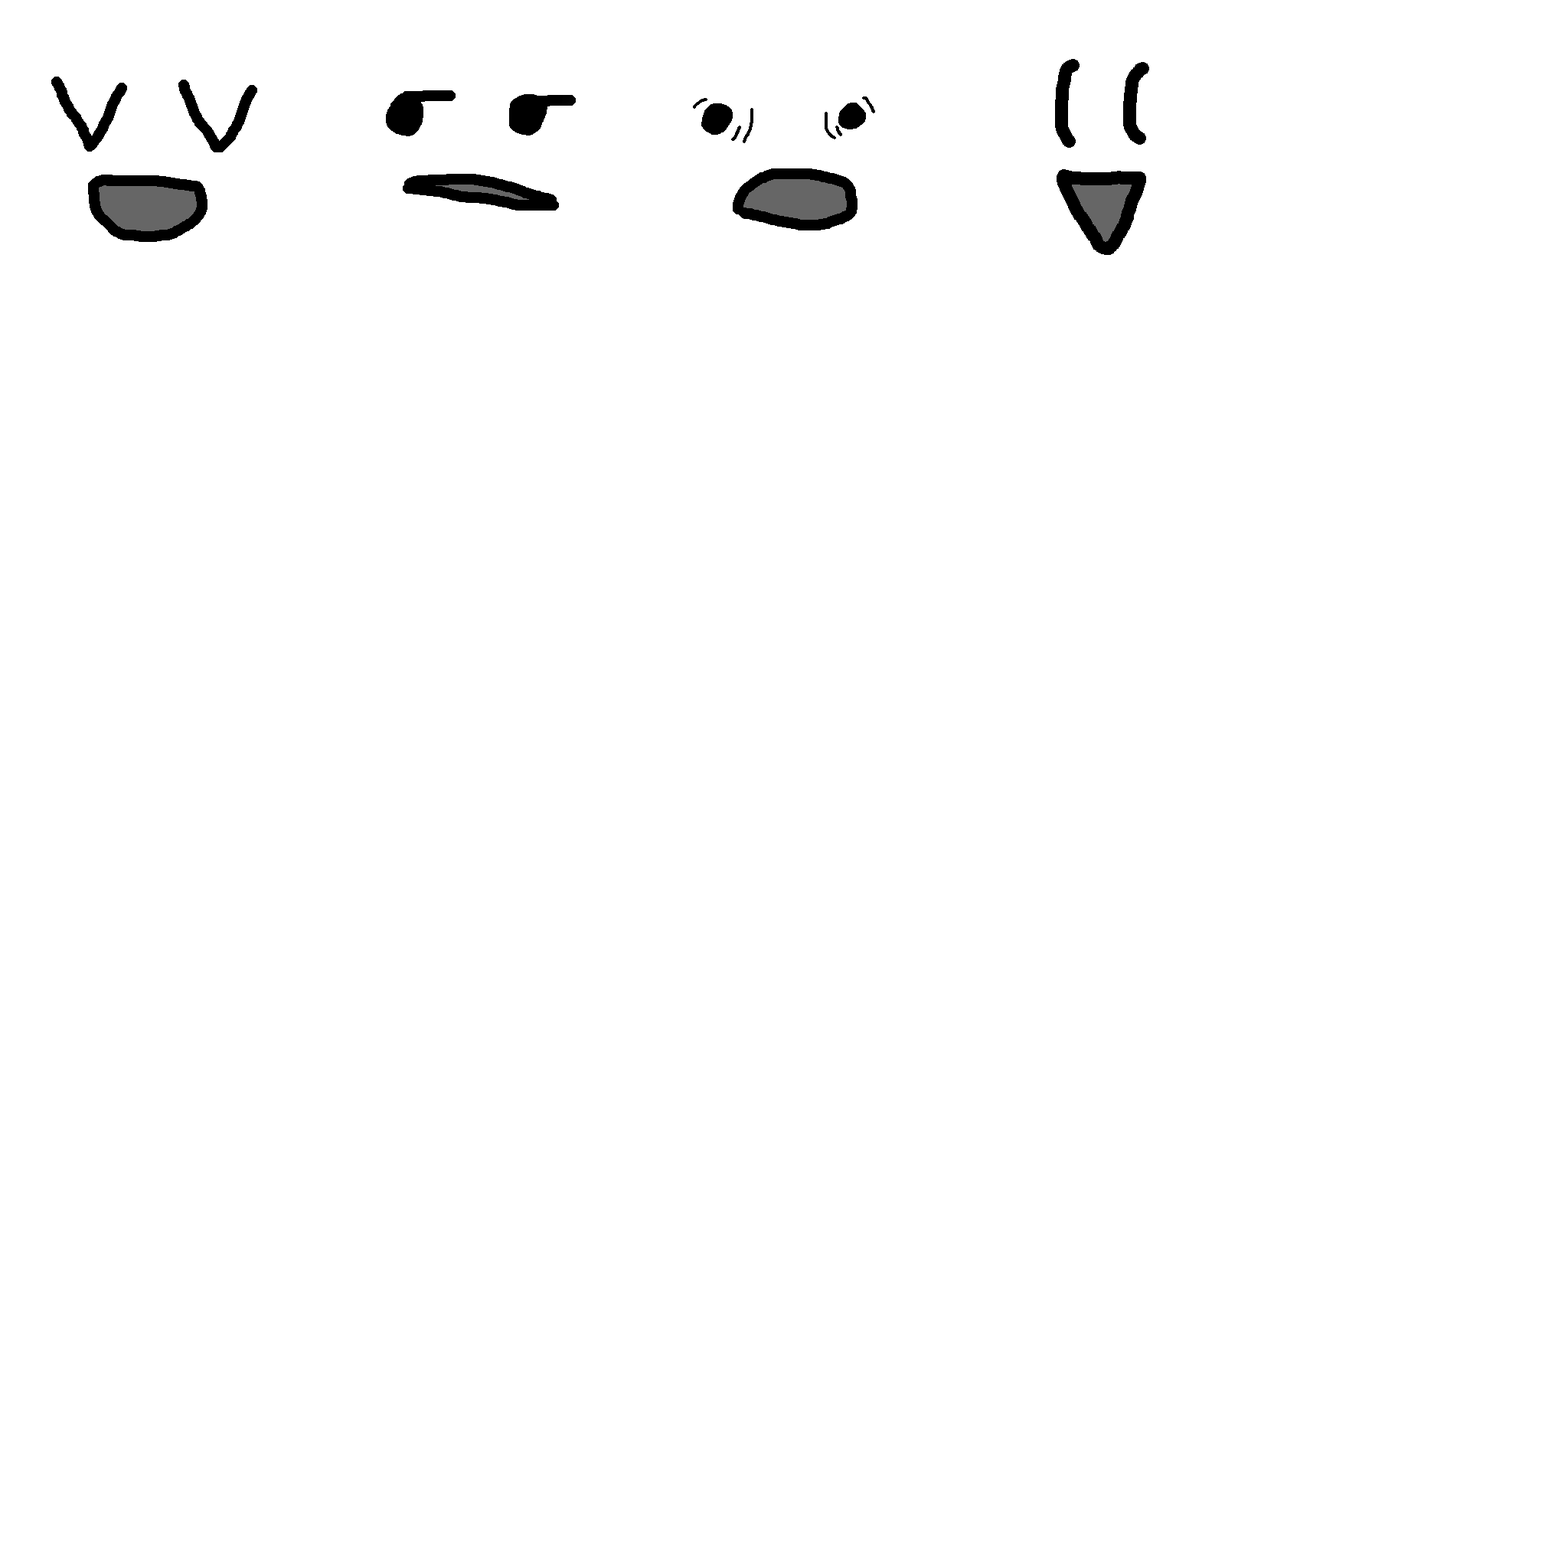
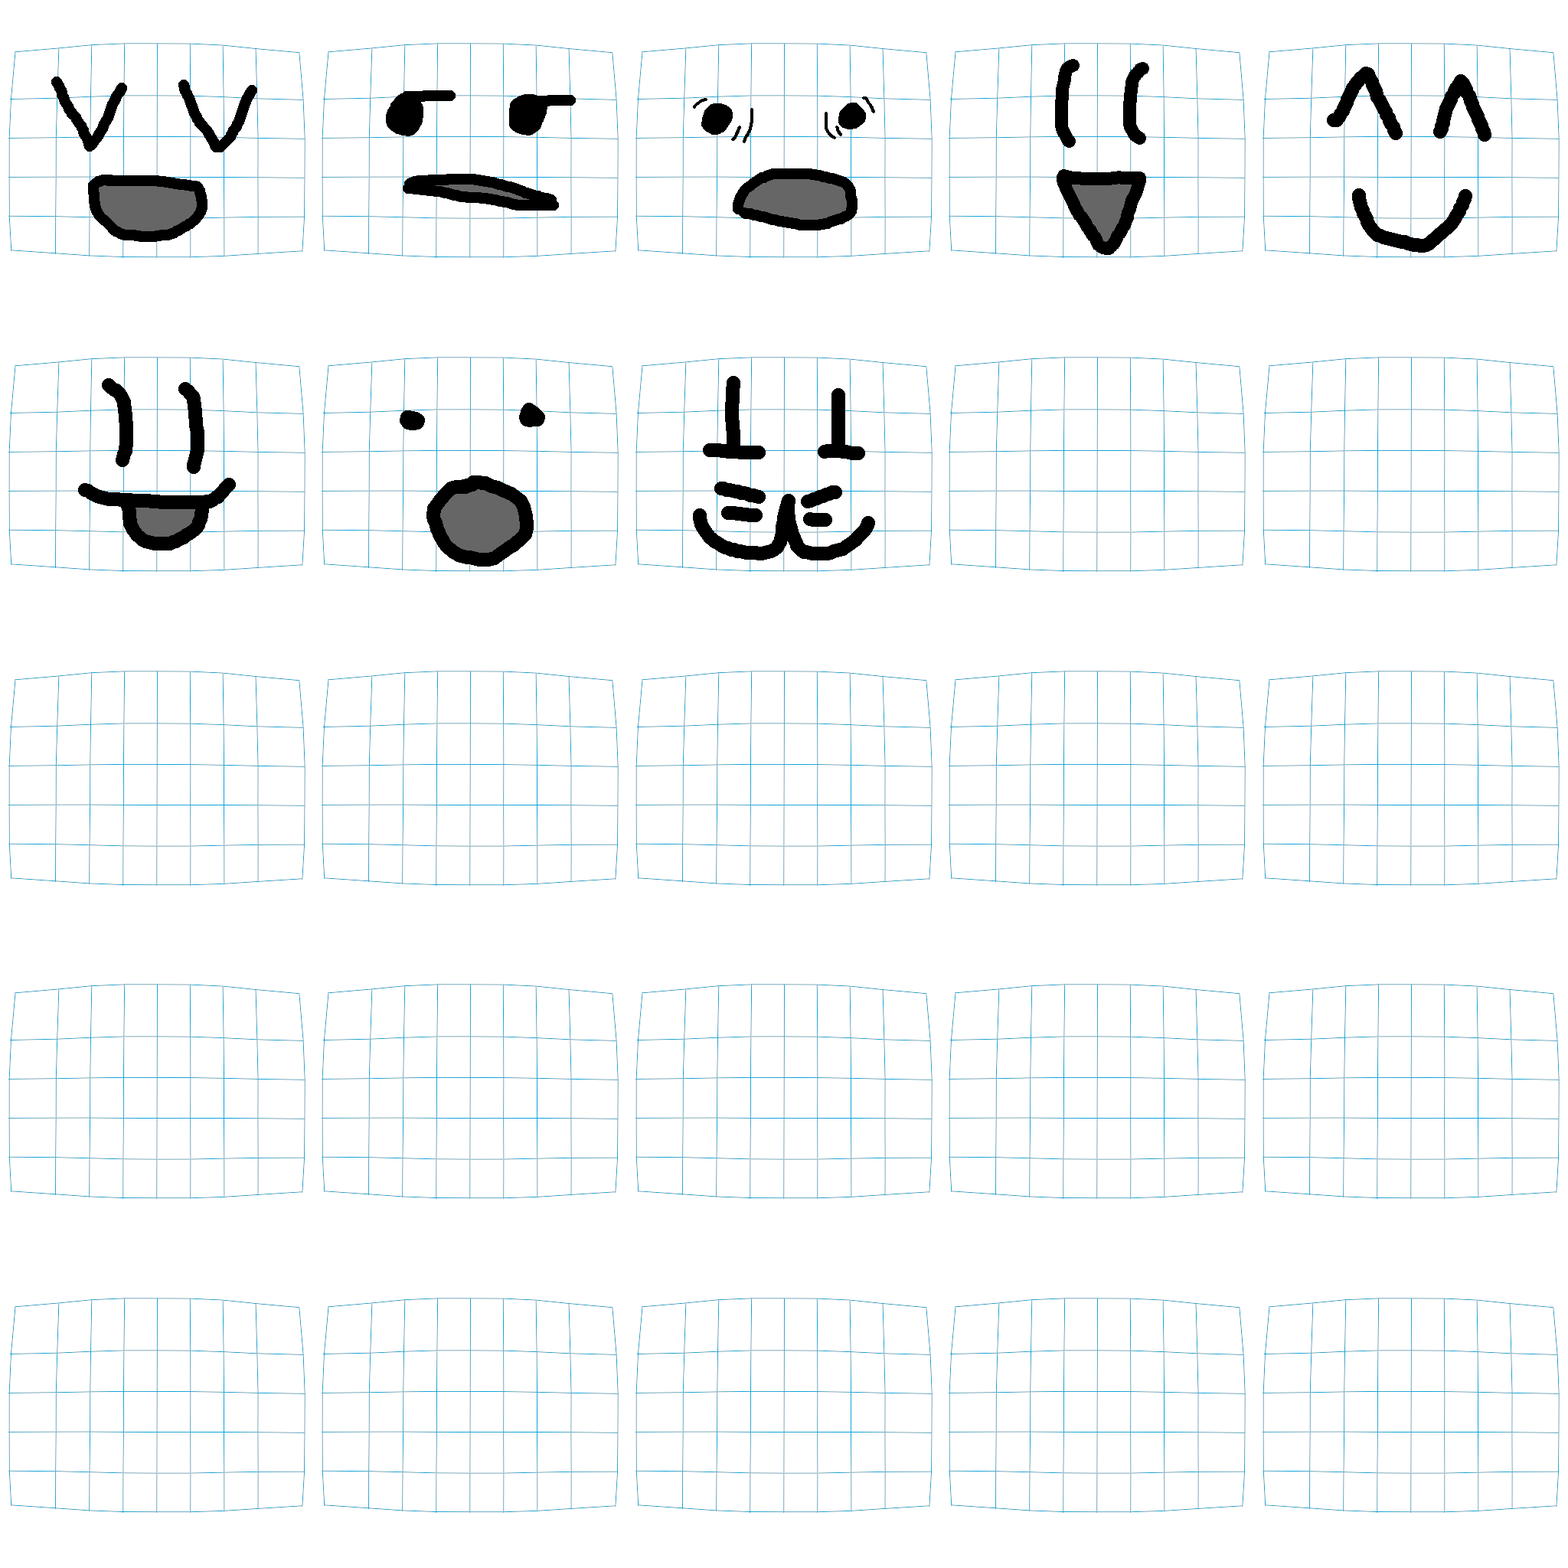
Layered file, before and after one edit (1568x1568). Changes by layer:
added layer "Goofy" above ":O" over left=692, top=375, right=876, bottom=561
added layer ":O" above ":P" over left=399, top=402, right=546, bottom=567
added layer ":P" above "Smooth Smile" over left=78, top=378, right=236, bottom=551
added layer "Smooth Smile" above "Pointed Smile" over left=1326, top=66, right=1492, bottom=253
showed "UV_Grid" over left=8, top=42, right=1560, bottom=1513